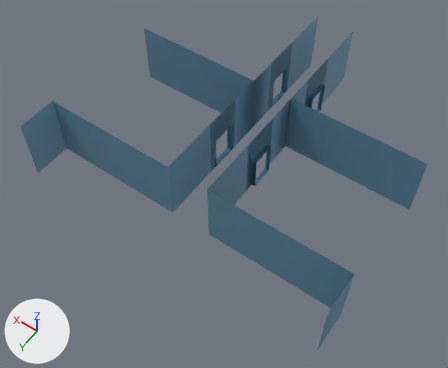
The FBX model Assets/3D_Models/Levels/corridorspace.fbx: old version first, new version second.
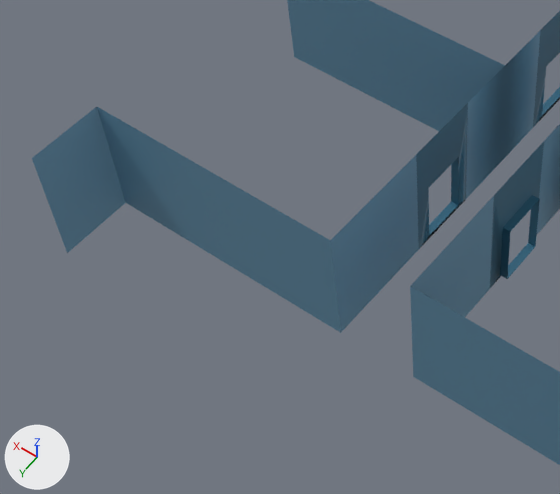
There are two pictures of each version: one whole from a camera (50 mm lens) standing at (-13.2, 9.7, 29.0) and looking at (0.1, -8.8, -0.1), one close up on the part from 1% to 63% of the width and 13% to 79% of the height. The axes (+X, +Y, +Z) are drawn at lower left. The lights are the same throughout.

Names of what the first close-up shows: 'corridorspcae'.
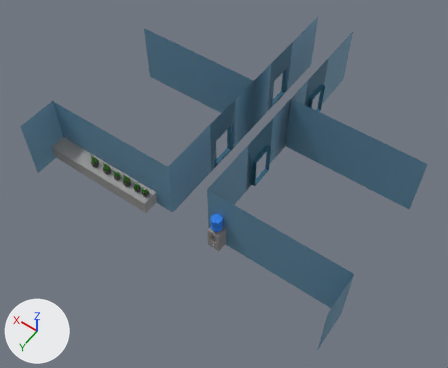
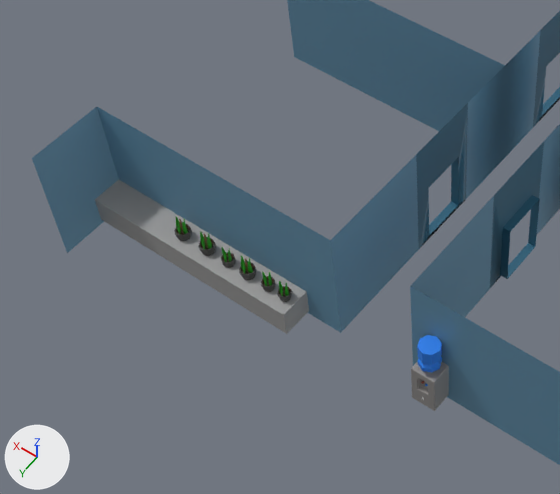
Commit message: corridor space upgrade

Changed parts and their boxes [x1, y1, x2, y2] in the close-ups (560 x 494 px; the box of a moved part takes in the faces that stretch with it):
'corridorspcae', reshaped, rescaled: [32, 0, 560, 465] in both
part 1 of me_corridorspcae, moved or reshaped: [410, 124, 560, 465] in both
part 2 of me_corridorspcae, moved or reshaped: [93, 178, 324, 321] in both
part 3 of me_corridorspcae, added: after [95, 180, 309, 334]
part 4 of me_corridorspcae, added: after [174, 217, 292, 302]
part 5 of me_corridorspcae, added: after [411, 335, 449, 411]

What the commit changed:
me_corridorspcae is used by ob_corridorspcae; location (0.0, 0.0, 0.0); rotation (1.571, 0.0, 0.0), in degrees (90, 0, 0).
me_corridorspcae had 72 vertices, 46 faces and spanned x -9.7..9.7, y -0.2..3.9, z 3.0..21.0.
me_corridorspcae now has 1012 vertices, 826 faces and spans x -970.0..970.0, y -16.2..394.4, z 300.6..2101.4.
me_corridorspcae part 1: the loose piece of 36 vertices spanning x -9.7..-1.3, y -0.2..3.9, z 3.0..21.0 is scaled about the mesh origin by 100.
me_corridorspcae part 2: the loose piece of 36 vertices spanning x 1.3..9.7, y -0.2..3.9, z 3.0..21.0 is scaled about the mesh origin by 100.
me_corridorspcae part 3: a new loose piece, a box spanning x 240.4..970.0, y 0.0..89.8, z 446.3..546.3, in mat_mainmat (picture img_imphenziapalette01_png).
me_corridorspcae part 4: 708 vertices added at x 254.8..681.1, y 89.8..165.3, z 472.2..520.4.
me_corridorspcae part 5: 224 vertices added at x -247.9..-171.0, y 0.0..241.1, z 481.7..547.7.
Object 'corridorspcae' (ob_corridorspcae) is rescaled from (1.0, 1.0, 1.0) to (0.01, 0.01, 0.01).
